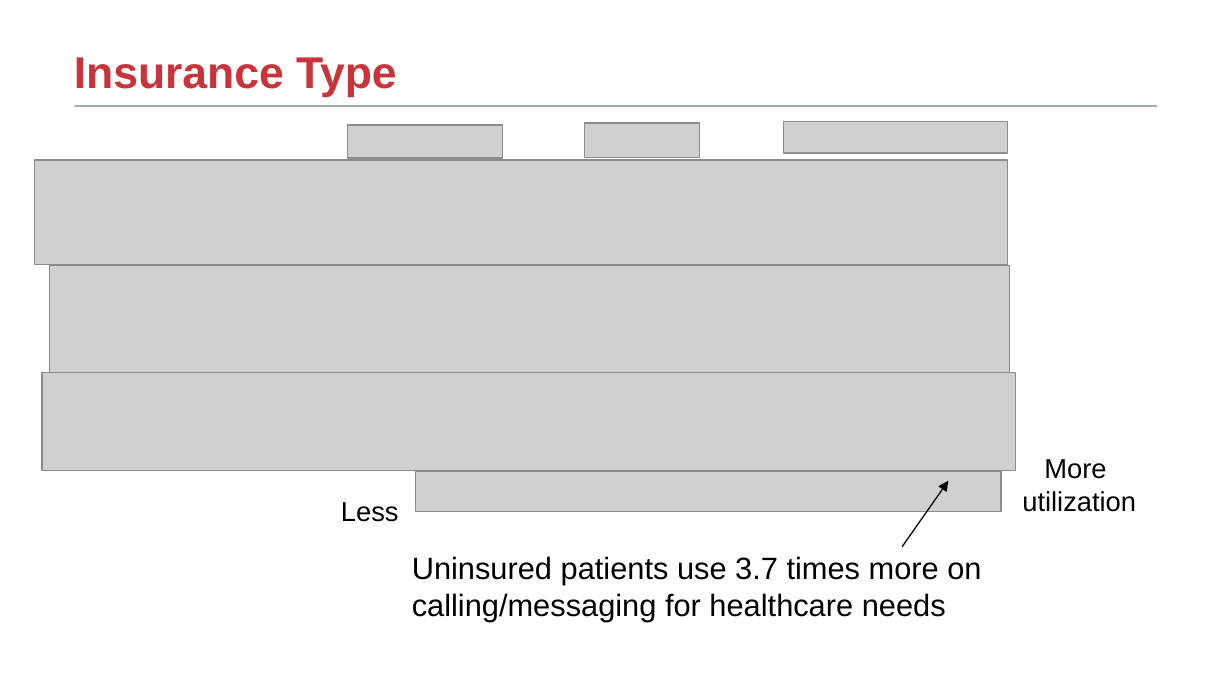
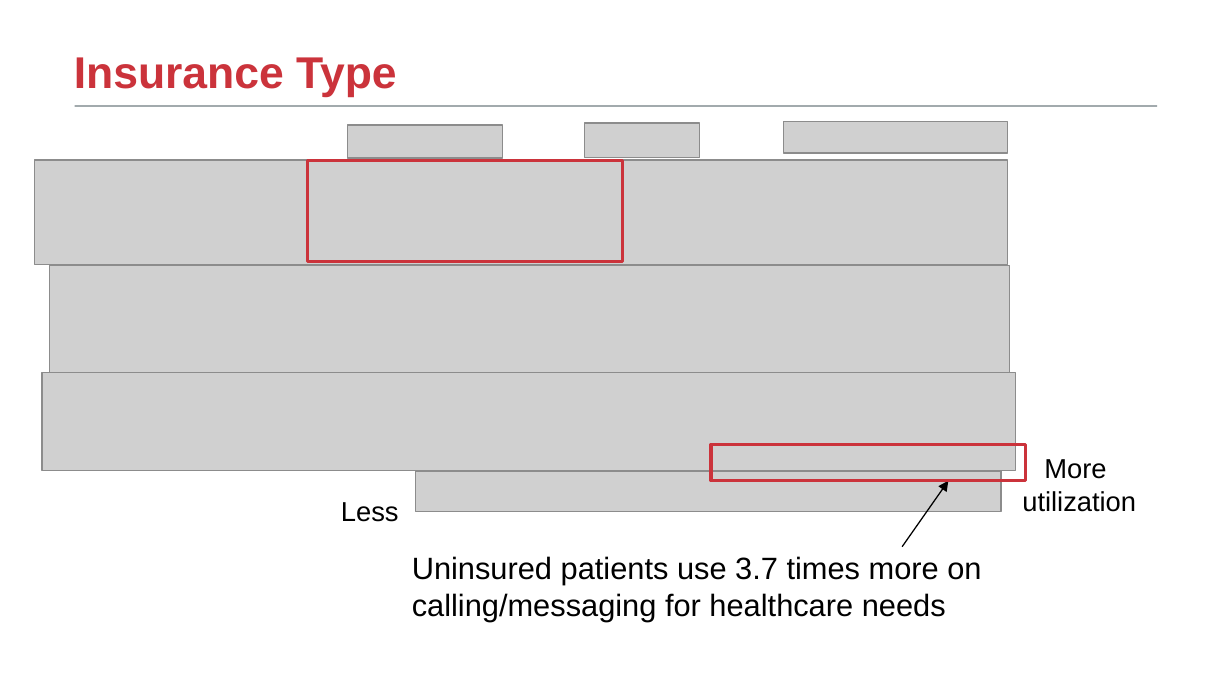
Before and after one commit to TongLing/tongling.github.io, a slide deck: slide 12 of assets/pdf/cic-telemedicine.pptx. Drawn at 1232x693 pixels with LibreOffice and Linux fonts; fonts in the diff are those of the drawing; grey boxes stand for pictures; background and template pictures are left out. Boxes give left, top, right and bottom in pixels: in the first picture for what was removed or moved away, otherwise in the second. Text is boxed around its words. In the diff, an @@ line names an element or a change of style, - is before the commit and + after.

```diff
--- a/assets/pdf/cic-telemedicine.pptx
+++ b/assets/pdf/cic-telemedicine.pptx
@@ rectangle added at <box>308,160,623,261</box>, outline #CB333B 2 pt @@
@@ rectangle added at <box>711,445,1026,480</box>, outline #CB333B 2 pt @@
```
Also in this commit, not shown: 8 other slides changed, 2 slides added, 2 other files.
